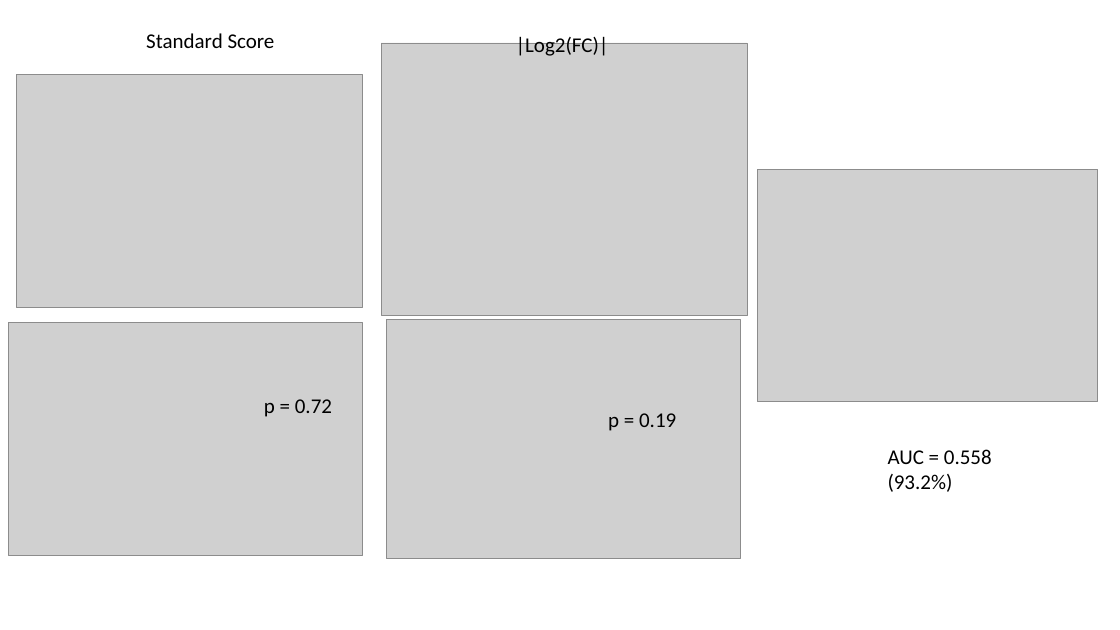
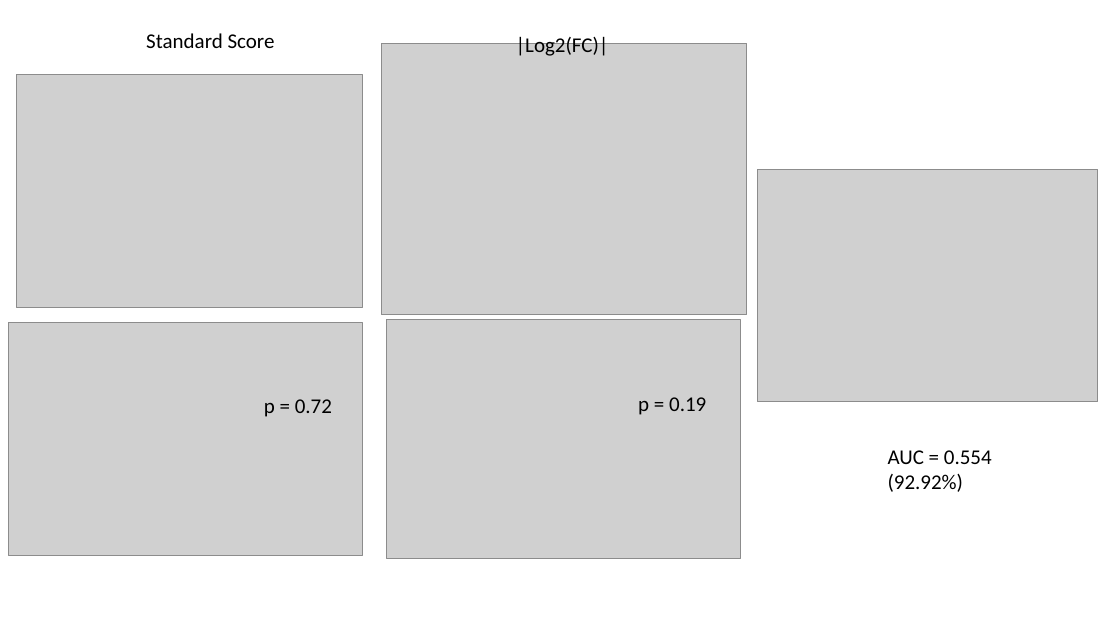
Before and after one commit to e-stan/BrentRotation, a slide deck: slide 5 of labMeeting10_9.pptx. Drawn at 1120x630 pixels with LibreOffice and Linux fonts; fonts in the diff are those of the drawing; grey boxes stand for pictures. Boxes give left, top, right and bottom in pixels: in the first picture for what was removed or moved away, otherwise in the second. Text is boxed around its words. In the diff, an @@ line names an element or a change of style, - is before the commit and + after.

```diff
--- a/labMeeting10_9.pptx
+++ b/labMeeting10_9.pptx
@@ text "p = 0.19": place and size @@
-text "p = 0.19" at (608, 413, 676, 431)
+text "p = 0.19" at (638, 397, 706, 415)
@@ text at (888, 450, 992, 492): text changed @@
-AUC = 0.558 (93.2%)
+AUC = 0.554 (92.92%)
```
Also in this commit, not shown: 6 other slides changed, 2 slides added, 1 slide removed, 6 other files.
